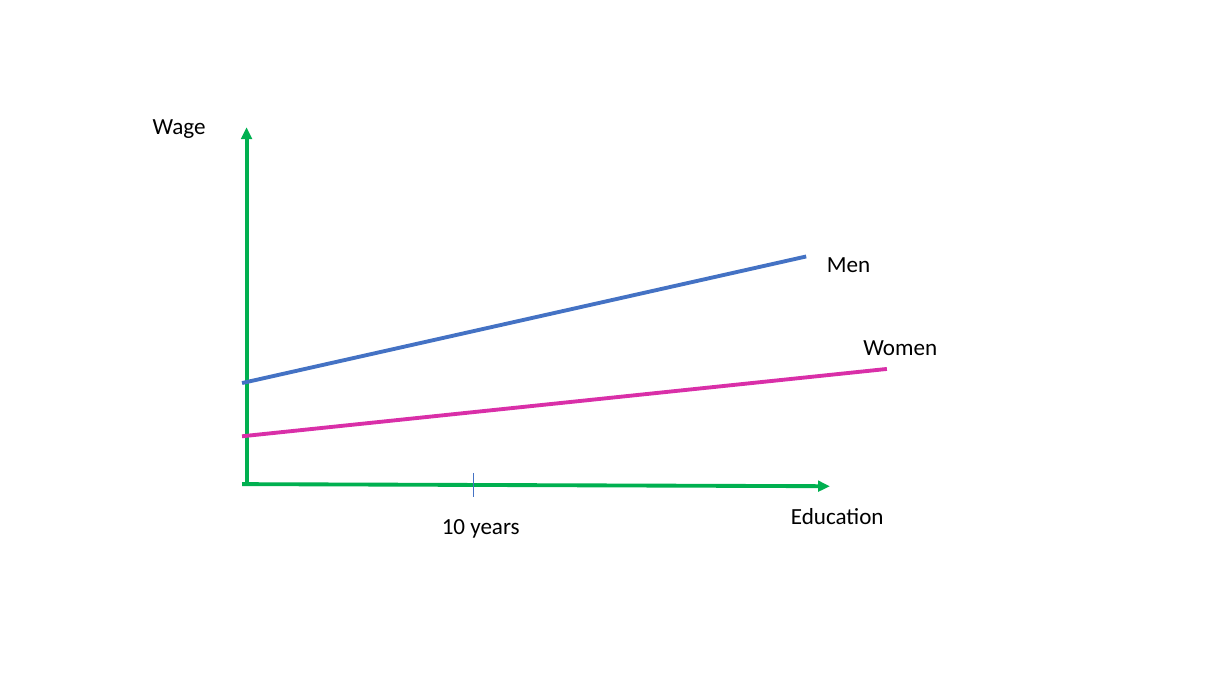
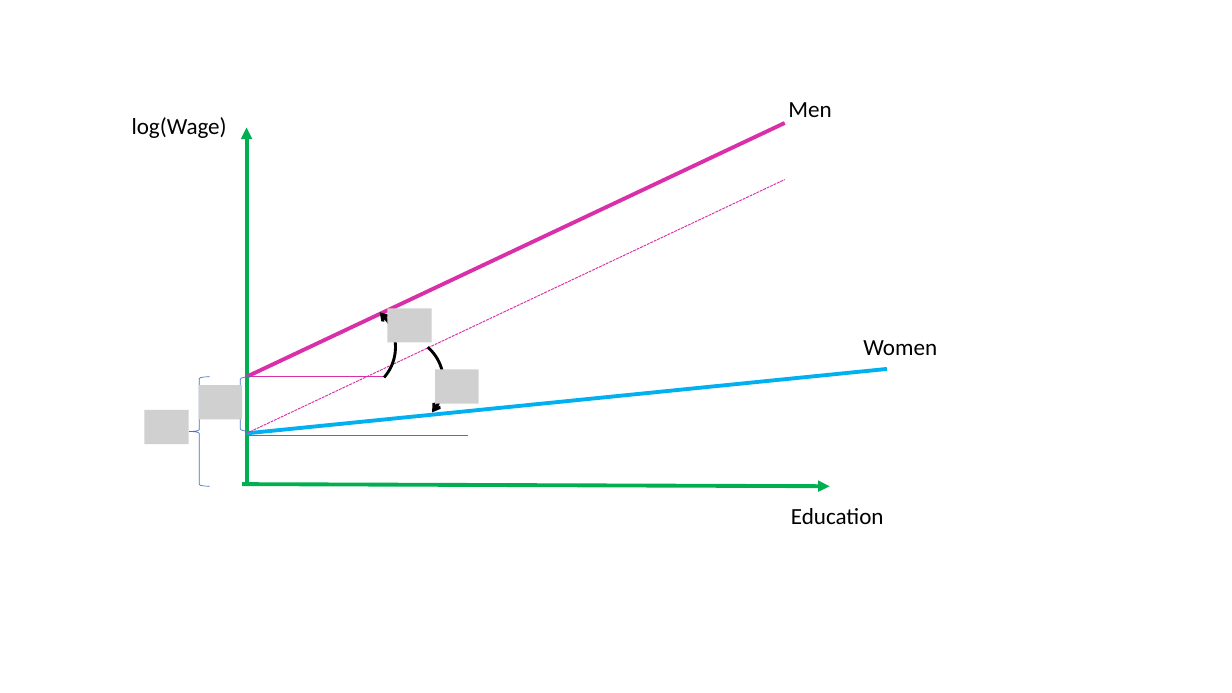
Before and after one commit to mondpanther/datastorieshub, a slide deck: slide 1 of docs/slides/pollutionchains.pptx. Drawn at 1232x693 pixels with LibreOffice and Linux fonts; fonts in the diff are those of the drawing; grey boxes stand for pictures. Boxes give left, top, right and bottom in pixels: in the first picture for what was removed or moved away, otherwise in the second. Text is boxed around its words. In the diff, an @@ line names an element or a change of style, - is before the commit and + after.

```diff
--- a/docs/slides/pollutionchains.pptx
+++ b/docs/slides/pollutionchains.pptx
@@ text at (132,117,227,138): text changed @@
-Wage
+log(Wage)
@@ text "Men": place and size @@
-text "Men" at (827,257,870,272)
+text "Men" at (788,102,831,117)
@@ line moved from (242, 384) - (807, 257) to (247, 377) - (785, 123) @@
@@ line (247, 377) - (785, 123): stroke #4472C4 3 pt to #D92FA8 3 pt @@
@@ line added from (247, 433) to (785, 179), #D92FA8 0.75 pt dashed @@
@@ arc (boxed as its full ellipse) added at (284,282,415,413), outline #000000 2.25 pt @@
@@ arc (boxed as its full ellipse) added at (332,316,463,447), outline #000000 2.25 pt @@
@@ picture added at (387,309,432,343) @@
@@ left brace added at (189,377,210,486), outline #4472C4 0.5 pt @@
@@ picture added at (199,385,242,420) @@
@@ left brace added at (229,377,250,432), outline #4472C4 0.5 pt @@
@@ line moved from (242, 436) - (887, 369) to (247, 433) - (887, 369) @@
@@ line (247, 433) - (887, 369): stroke #D92FA8 3 pt to #00B0F0 3 pt @@
@@ line added from (247, 377) to (384, 377), #D92FA8 0.5 pt @@
@@ picture added at (435,370,479,404) @@
@@ picture added at (144,410,189,445) @@
@@ line added from (247, 435) to (468, 435), #D92FA8 0.5 pt @@
@@ line removed from (473, 473) to (473, 497) @@
@@ text removed at (442,519,519,538) @@
-10 years
```
Also in this commit, not shown: 1 other slide changed, 51 other files.
